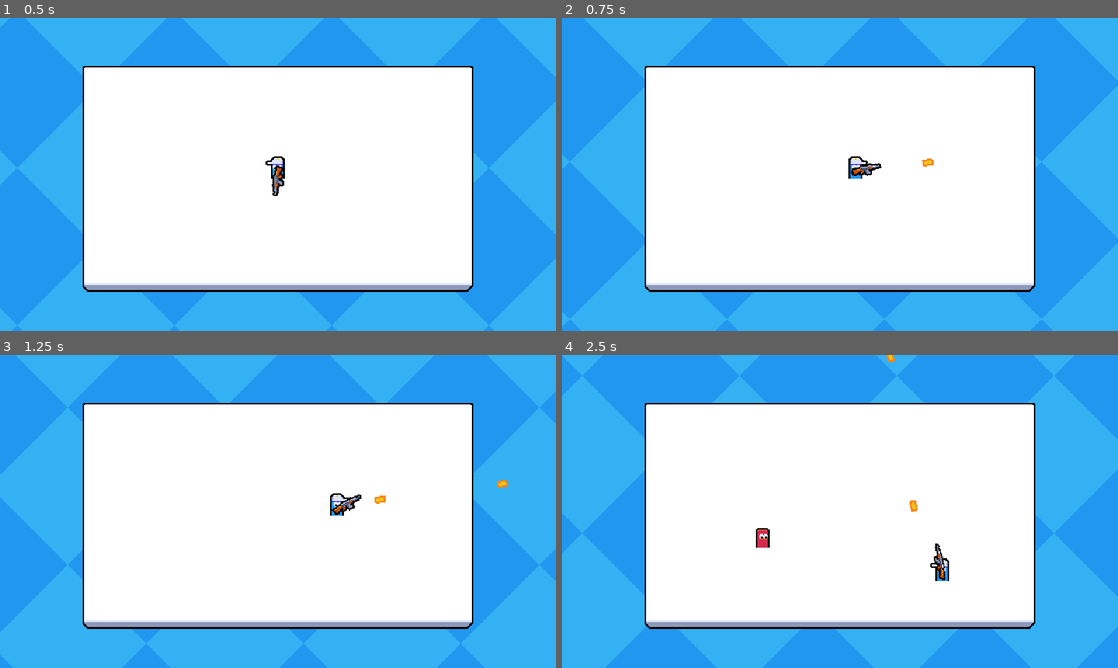
Above: before the commit, frames 1-4 (two rows, left to right).
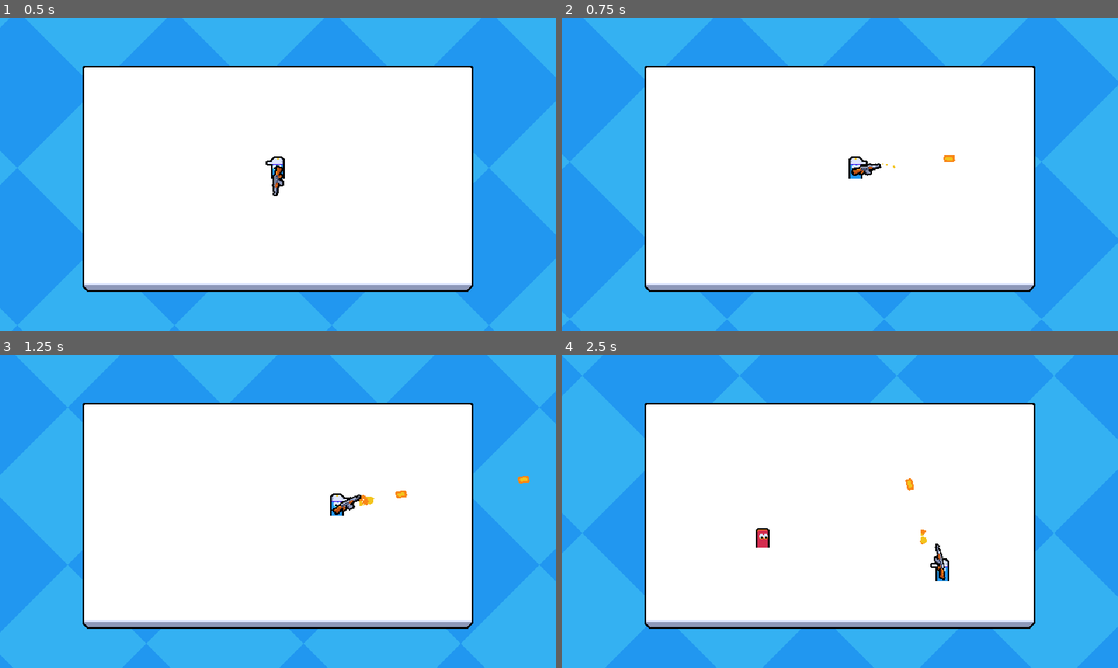
Above: after the commit, the same moments.

Repository: smarshallprice/hazmat-heroes
Game: Godot game, scene res://main.tscn
Two runs of this game, one before a commit and one after it. Both use one fixed random seed, a clock stepped at 60 frames per second and the inputs below. This scene is started directly instead of the project's main scene.
Inputs (mouse positions are in pixels of both pictures, inside the frame that each line leads up to):
- Up to frame 1 (0.5 s): no input
- Up to frame 2 (0.75 s): move the mouse to (962, 158) at 0.52 s; press the mouse at (962, 158) at 0.53 s; hold D (move_right) from 0.53 s (still down)
- Up to frame 3 (1.25 s): keep holding D (move_right)
- Up to frame 4 (2.5 s): move the mouse to (728, 527) at 1.27 s; release D (move_right) at 1.28 s; release the mouse at (728, 527) at 1.28 s; hold S (move_down) 1.28-2.03 s; click (728, 527) at 1.35 s; move the mouse to (895, 442) at 2.02 s; press the mouse at (895, 442) at 2.03 s; hold D (move_right) from 2.03 s (still down)

Frame 1 is identical in both runs. In frame 2, less than 0.1% of the frame differs, in the area x 57-71%, y 43-48%; in frame 3, 0.2%, in the area x 64-96%, y 38-49%; in frame 4, 0.2%.

Commit message:
muzzle flash scene and display

Diff:
--- a/effect/muzzle_flash/muzzle_flash.tscn
+++ b/effect/muzzle_flash/muzzle_flash.tscn
@@ -40,6 +40,57 @@
 color_initial_ramp = SubResource("GradientTexture1D_f5t5p")
 anim_offset_max = 1.0
 
+[sub_resource type="Animation" id="Animation_b85ay"]
+length = 0.001
+tracks/0/type = "value"
+tracks/0/imported = false
+tracks/0/enabled = true
+tracks/0/path = NodePath(".:emitting")
+tracks/0/interp = 1
+tracks/0/loop_wrap = true
+tracks/0/keys = {
+"times": PackedFloat32Array(0),
+"transitions": PackedFloat32Array(1),
+"update": 1,
+"values": [false]
+}
+
+[sub_resource type="Animation" id="Animation_f5t5p"]
+resource_name = "default"
+step = 0.05
+tracks/0/type = "value"
+tracks/0/imported = false
+tracks/0/enabled = true
+tracks/0/path = NodePath(".:emitting")
+tracks/0/interp = 1
+tracks/0/loop_wrap = true
+tracks/0/keys = {
+"times": PackedFloat32Array(0),
+"transitions": PackedFloat32Array(1),
+"update": 1,
+"values": [true]
+}
+tracks/1/type = "method"
+tracks/1/imported = false
+tracks/1/enabled = true
+tracks/1/path = NodePath(".")
+tracks/1/interp = 1
+tracks/1/loop_wrap = true
+tracks/1/keys = {
+"times": PackedFloat32Array(1),
+"transitions": PackedFloat32Array(1),
+"values": [{
+"args": [],
+"method": &"queue_free"
+}]
+}
+
+[sub_resource type="AnimationLibrary" id="AnimationLibrary_dt8si"]
+_data = {
+&"RESET": SubResource("Animation_b85ay"),
+&"default": SubResource("Animation_f5t5p")
+}
+
 [node name="MuzzleFlash" type="GPUParticles2D" unique_id=1386277768]
 material = SubResource("CanvasItemMaterial_b85ay")
 emitting = false
@@ -51,3 +102,7 @@
 fixed_fps = 0
 interpolate = false
 process_material = SubResource("ParticleProcessMaterial_soehd")
+
+[node name="AnimationPlayer" type="AnimationPlayer" parent="." unique_id=1056538887]
+libraries/ = SubResource("AnimationLibrary_dt8si")
+autoplay = &"default"
--- a/entities/player/player.gd
+++ b/entities/player/player.gd
@@ -8,8 +8,10 @@
 @onready var health_component:HealthComponent = $HealthComponent
 @onready var Visuals:Node2D = $Visuals
 @onready var animation_player:AnimationPlayer = $AnimationPlayer
+@onready var barrel_position:Marker2D = $Visuals/WeaponRoot/WeaponAnimationRoot/BarrelPosition
 
 var bullet_scene:PackedScene = preload("uid://bpomv1fpftth5")
+var muzzle_flash_scene:PackedScene = preload("uid://brqekydgbtkul")
 
 # we need this because when we spawn the player via the network spawn, the Synchronizer component is null because this the player node is not yet added to scene tree
 var input_multiplayer_authority:int
@@ -47,7 +49,7 @@
 
 	#TODO: create client only visual bullet immediatly, so we dont have to wait for server round trip from spawner
 	var bullet = bullet_scene.instantiate() as Bullet
-	bullet.global_position = weapon_root.global_position
+	bullet.global_position = barrel_position.global_position
 	bullet.start(player_input_syncronizer_component.aim_vector)
 	get_parent().add_child(bullet,true)
 	fire_rate_timer.start()
@@ -64,5 +66,10 @@
 		animation_player.stop()
 	animation_player.play("fire")
 
+	var muzzle_flash = muzzle_flash_scene.instantiate() as Node2D
+	muzzle_flash.global_position = barrel_position.global_position
+	muzzle_flash.rotation = barrel_position.global_rotation
+	get_parent().add_child(muzzle_flash)
+
 func _on_died() -> void:
 	print("player died")
--- a/entities/player/player.tscn
+++ b/entities/player/player.tscn
@@ -113,6 +113,9 @@
 [node name="WeaponAnimationRoot" type="Node2D" parent="Visuals/WeaponRoot" unique_id=1597552225]
 position = Vector2(6, 0)
 
+[node name="BarrelPosition" type="Marker2D" parent="Visuals/WeaponRoot/WeaponAnimationRoot" unique_id=1637418186]
+position = Vector2(19, -2)
+
 [node name="Sprite2D" type="Sprite2D" parent="Visuals/WeaponRoot/WeaponAnimationRoot" unique_id=1279291452]
 position = Vector2(6, 0)
 texture = ExtResource("4_fkugw")
